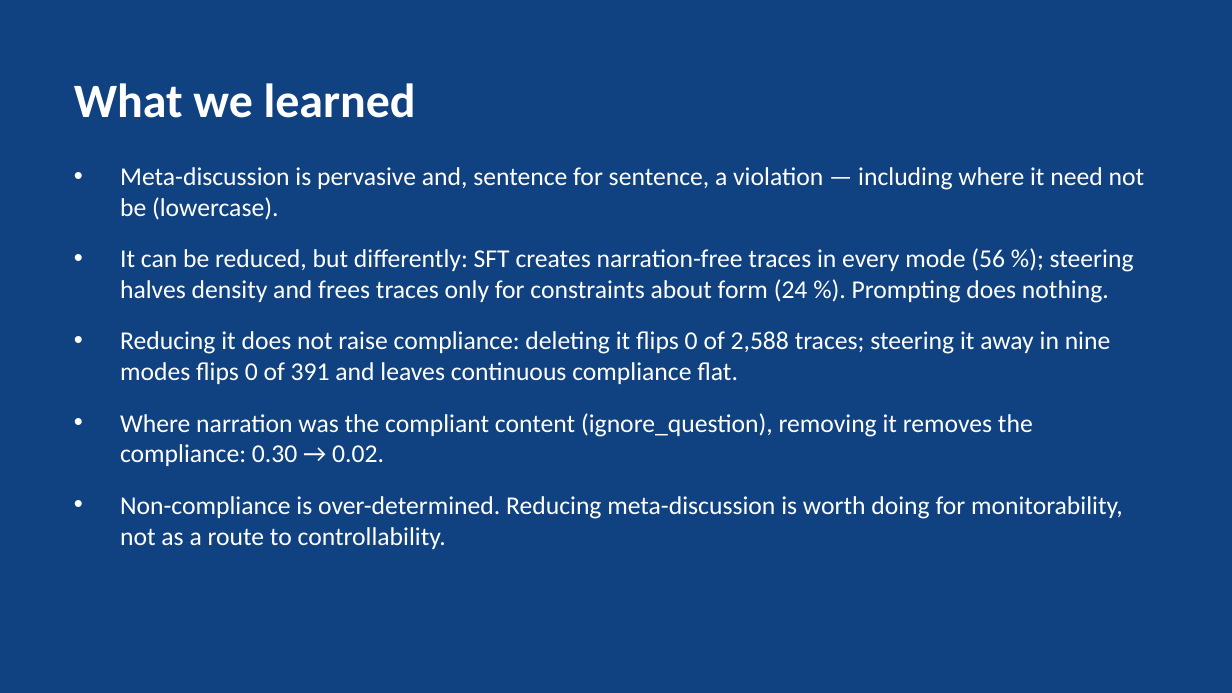
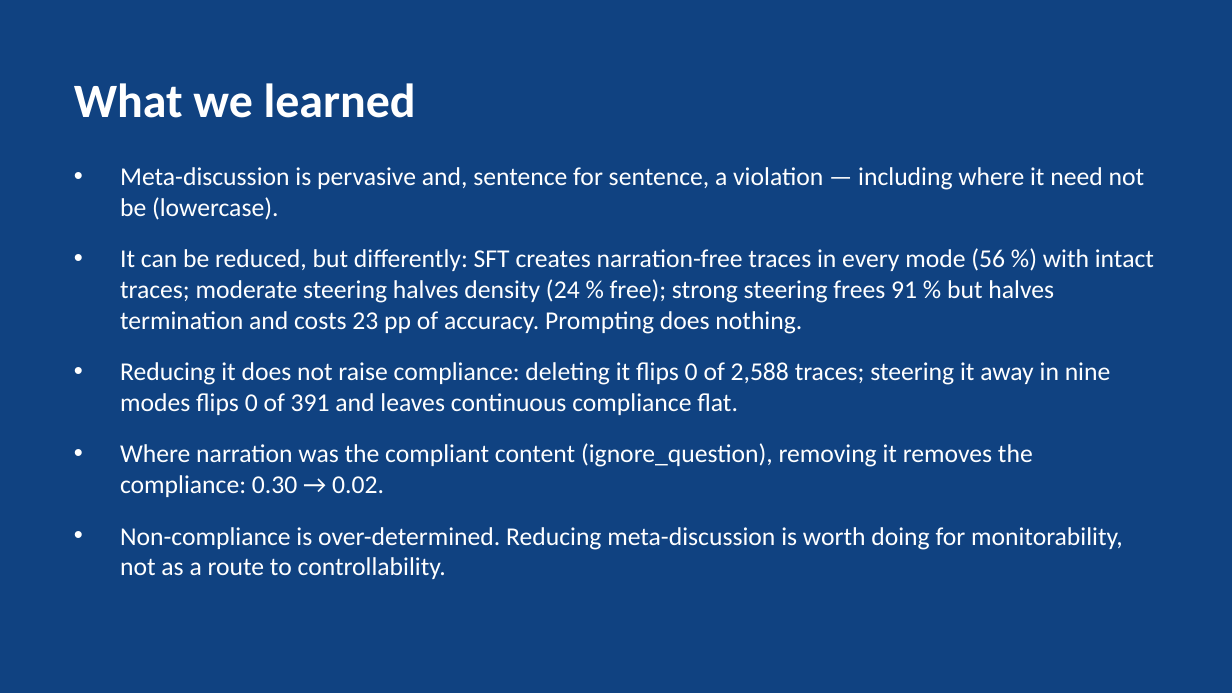
Before and after one commit to kleopatra102/cot-control-ft, a slide deck: slide 14 of META_DISCUSSION_SUMMARY.pptx. Drawn at 1232x693 pixels with LibreOffice and Linux fonts; fonts in the diff are those of the drawing. Boxes give left, top, right and bottom in pixels: in the first picture for what was removed or moved away, otherwise in the second. Text is boxed around its words. In the diff, an @@ line names an element or a change of style, - is before the commit and + after.

```diff
--- a/META_DISCUSSION_SUMMARY.pptx
+++ b/META_DISCUSSION_SUMMARY.pptx
@@ text at (120,248,1154,334): text changed @@
-• It can be reduced, but differently: SFT creates narration-free traces in every mode (56 %); steering halves density and frees traces only for constraints about form (24 %). Prompting does nothing.
+• It can be reduced, but differently: SFT creates narration-free traces in every mode (56 %) with intact traces; moderate steering halves density (24 % free); strong steering frees 91 % but halves termination and costs 23 pp of accuracy. Prompting does nothing.
```
Also in this commit, not shown: 1 other slide changed, 1 slide added, 1 slide removed, 10 other files.
